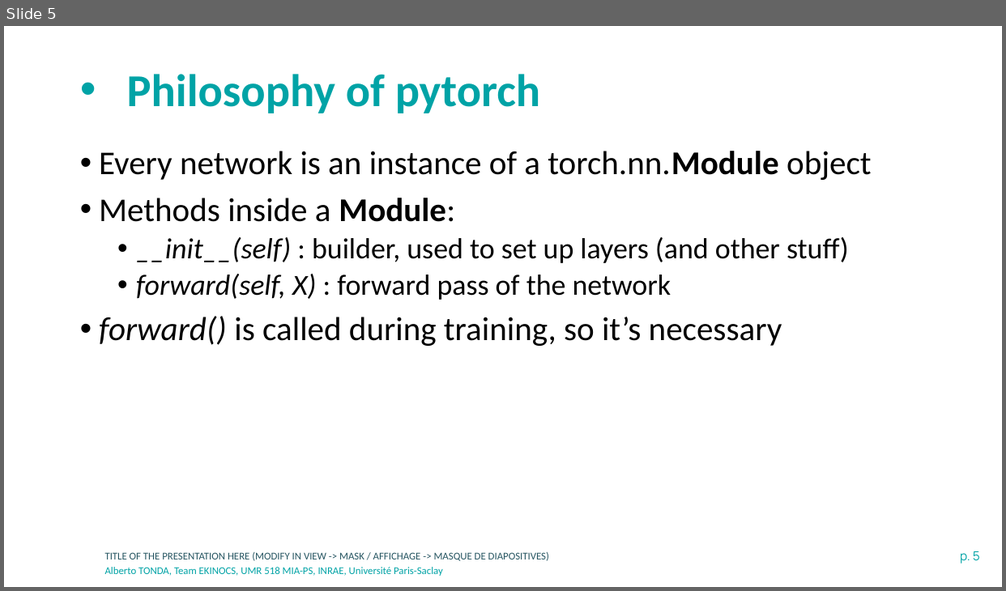
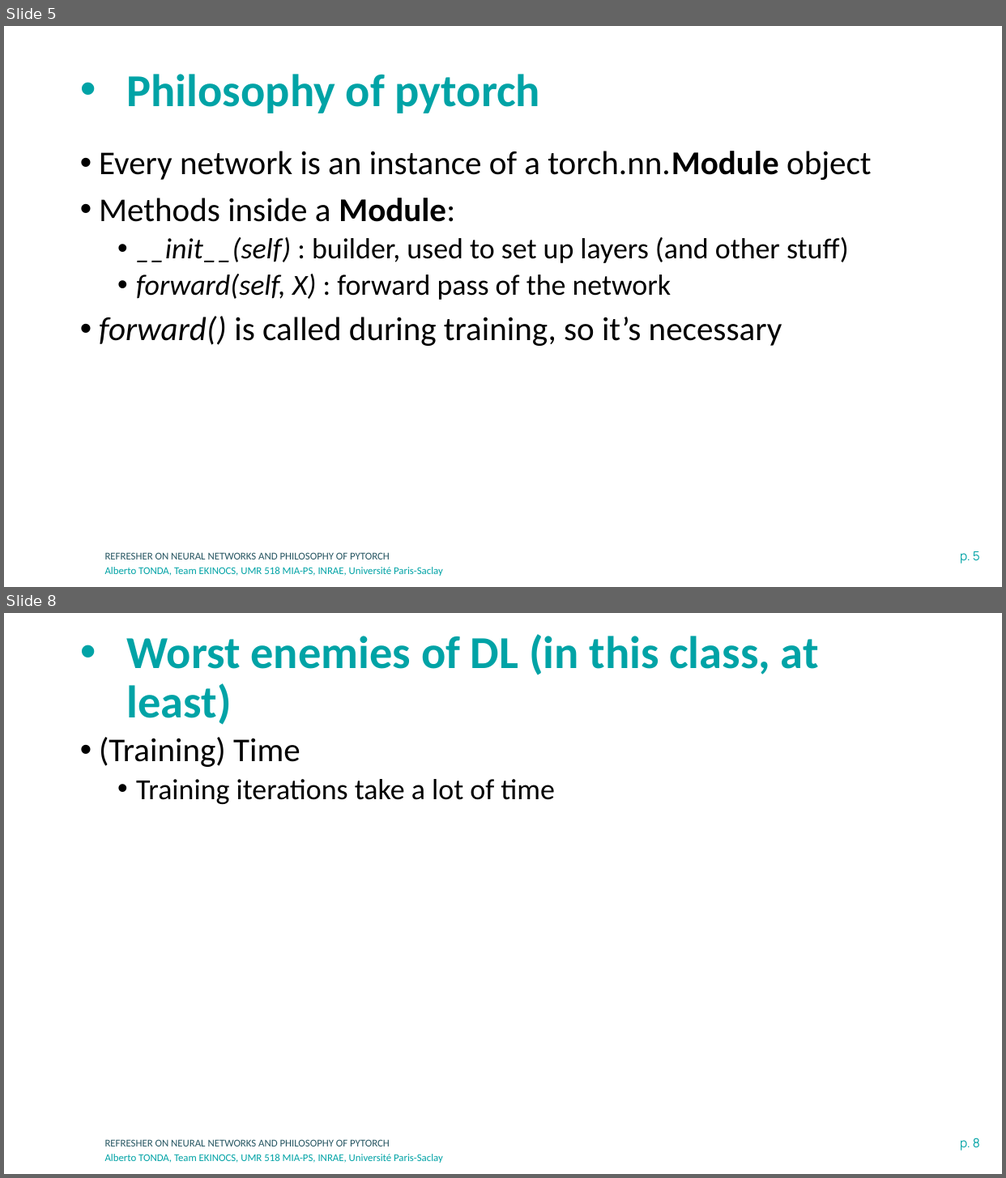
Before and after one commit to albertotonda/teaching, a slide deck: deep-learning-in-practice-with-pytorch/2-neural-networks-and-pytorch.pptx. Shown one above the other, each under a label of ours: slide 5 before the commit, slides 5 and 8 after it; the slides between them are not shown. The pictures are 1006x591 and 1006x1178 pixels, drawn with LibreOffice and Linux fonts; fonts in the diff are those of the drawing; background and template pictures are left out. Boxes give left, top, right and bottom in pixels: in the first picture for what was removed or moved away, otherwise in the second. Text is boxed around its words. In the diff, an @@ line names an element or a change of style, - is before the commit and + after.

```diff
--- a/deep-learning-in-practice-with-pytorch/2-neural-networks-and-pytorch.pptx
+++ b/deep-learning-in-practice-with-pytorch/2-neural-networks-and-pytorch.pptx
@@ slide 8 added at [4,613,1002,1174], background #FFFFFF; not listed: 3 template elements that a slide beside it also shows @@
@@ title added at [127,634,819,725], 44 pt, text #00A3A6, bold @@
+• Worst enemies of DL (in this class, at least)
@@ text added at [99,737,555,804], 28 pt, text #000000 @@
+• (Training) Time
+  • Training iterations take a lot of time
@@ slide 5 changed as well @@
@@ text at [105,552,390,560]: text changed @@
-TITLE OF THE PRESENTATION HERE (MODIFY IN VIEW -> MASK / AFFICHAGE -> MASQUE DE DIAPOSITIVES)
+REFRESHER ON NEURAL NETWORKS AND PHILOSOPHY OF PYTORCH
```
Also in this commit, not shown: 4 other slides changed, 4 other slides added, 7 other files.
